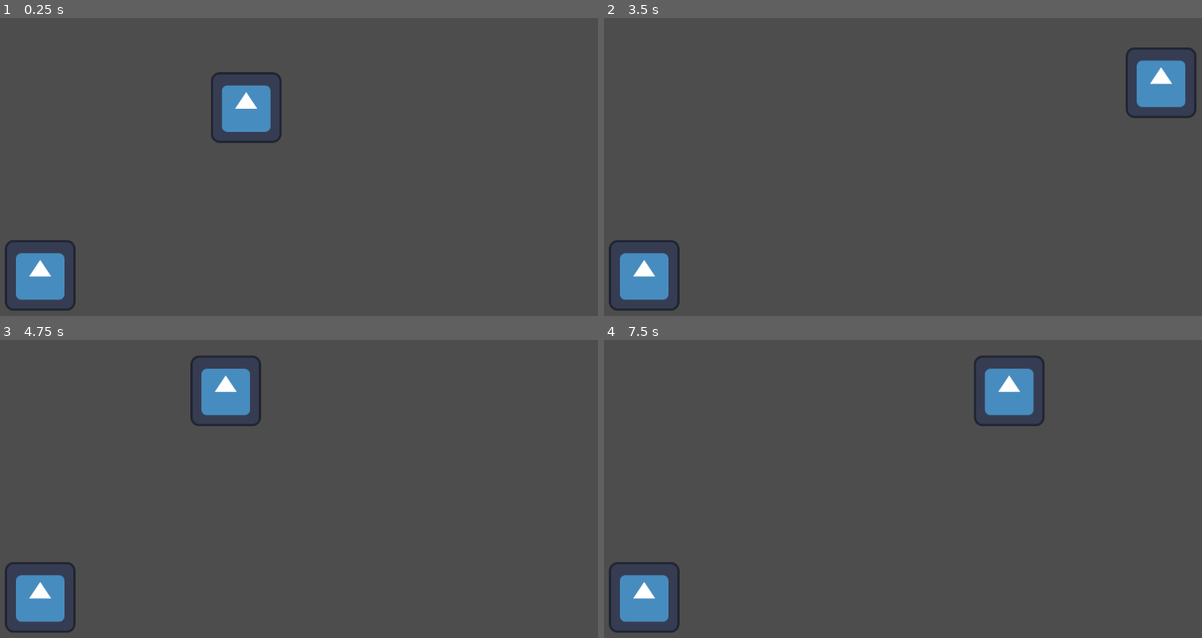
Above: before the commit, frames 1-4 (two rows, left to right).
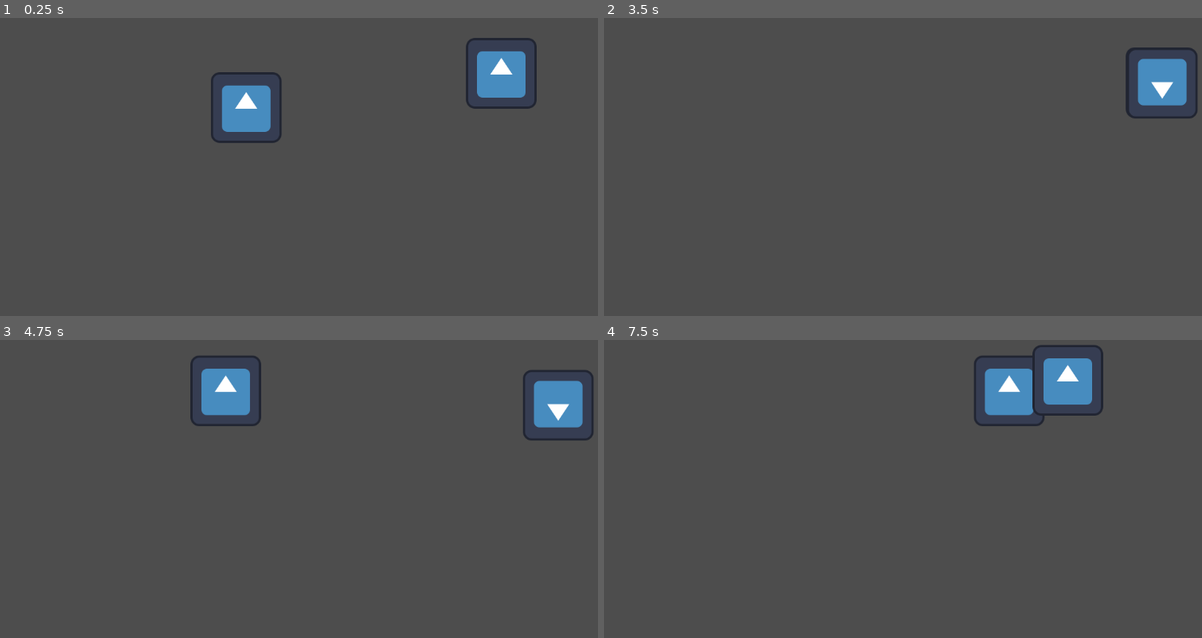
Above: after the commit, the same moments.

Repository: KevinGage/RyanTruckGame
Game: Godot game, scene res://world.tscn
Two runs of this game, one before a commit and one after it. Both use one fixed random seed, a clock stepped at 60 frames per second and the inputs below. The engine's default icon, where the game draws it, is replaced by a stand-in: a white triangle on a blue panel in a dark square.
Inputs:
- Up to frame 1 (0.25 s): no input
- Up to frame 2 (3.5 s): tap Enter at 0.5 s; hold Right (right) 0.53-1.28 s; hold S (down) 1.28-2.03 s; hold Right (right) 2.03-2.78 s; tap Space at 2.75 s; hold Up (up) from 2.78 s (still down)
- Up to frame 3 (4.75 s): release Up (up) at 3.53 s; hold A (left) from 3.53 s (still down)
- Up to frame 4 (7.5 s): release A (left) at 5.03 s; hold S (down) 5.03-5.78 s; hold Right (right) 5.78-6.53 s; hold Up (up) 6.53-7.28 s; hold Right (right) from 7.28 s (still down)

The runs differ from the first frame. In frame 1, 3.2% of the frame differs, in the area x 0-90%, y 6-99%; in frame 2, 2.1%; in frame 3, 3.3%, in the area x 0-100%, y 10-99%; in frame 4, 3.3%.

Commit message:
created custom signal to deal with spawning cars

Diff:
--- a/scenes/car.gd
+++ b/scenes/car.gd
@@ -1,4 +1,6 @@
 extends Area2D
+
+signal car_timer_timeout
 
 func _on_body_entered(_body):
 	$Sprite2D.rotation_degrees = 180
@@ -8,6 +10,8 @@
 
 
 func _on_timer_timeout():
+	car_timer_timeout.emit()
+	#$"..".spawn_car()
+
 	print("despawn!")
-	$"..".spawn_car()
 	queue_free()
--- a/scenes/cars/cars.gd
+++ b/scenes/cars/cars.gd
@@ -1,10 +1,10 @@
 extends Node2D
-var scene = preload("res://scenes/cars/car.tscn")
+var car_scene = preload("res://scenes/cars/car.tscn")
 
-const min_car_x = 50
-const max_car_x = 1050
-const min_car_y = 50
-const max_car_y = 600
+const min_car_x = 100
+const max_car_x = 1110
+const min_car_y = 100
+const max_car_y = 500
 
 # Called when the node enters the scene tree for the first time.
 func _ready():
@@ -15,7 +15,7 @@
 func spawn_car():
 	print("spawning new car in random location")
 	# Create new instance of a car
-	var car = scene.instantiate()
+	var car = car_scene.instantiate()
 
 	# Calculate a random position
 	var random_x = randi_range(min_car_x, max_car_x)
@@ -23,5 +23,11 @@
 
 	car.position = Vector2(random_x, random_y)
 
+	# connect car signal to function
+	car.connect("car_timer_timeout", _on_car_timer_timeout)
+
 	# Add car to scene
 	add_child(car)
+
+func _on_car_timer_timeout():
+	spawn_car()
